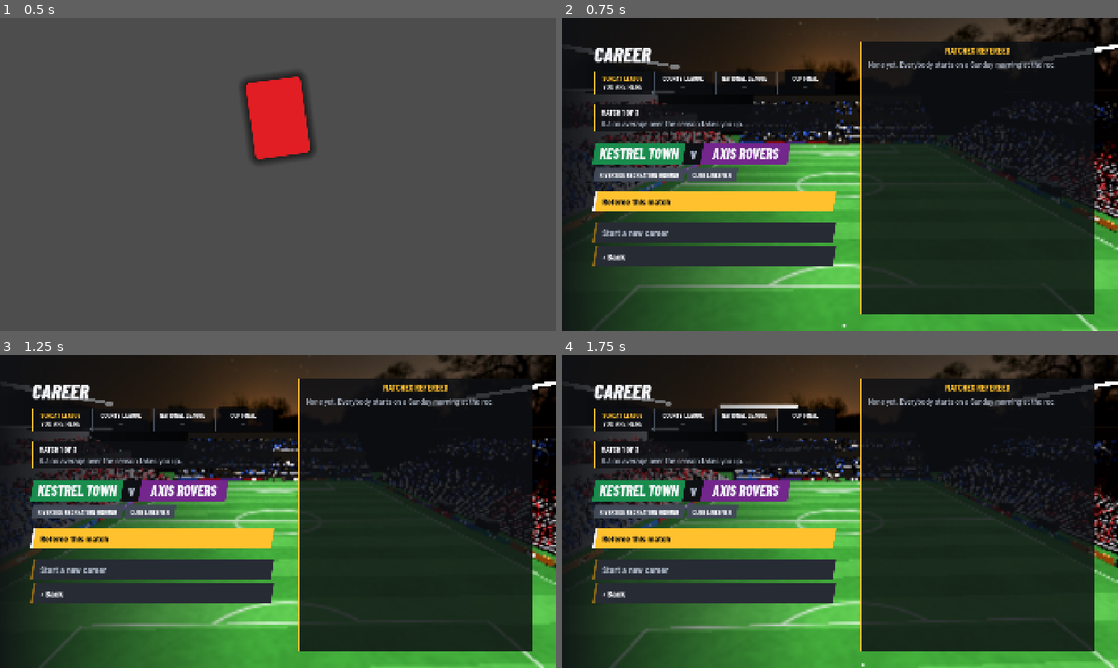
Above: before the commit, frames 1-4 (two rows, left to right).
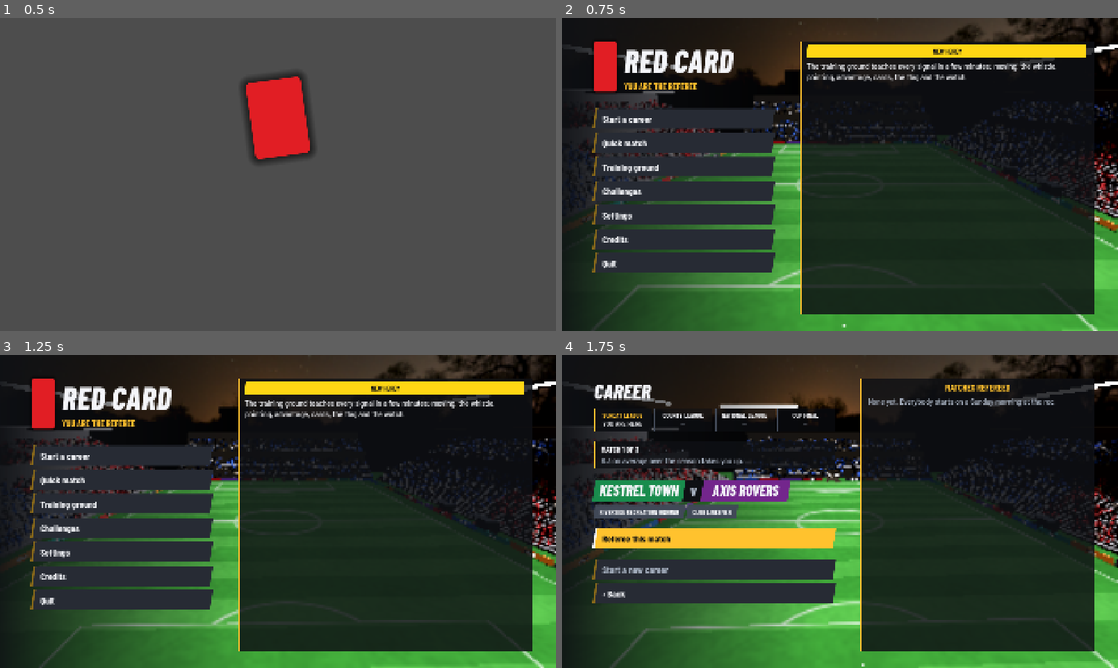
Above: after the commit, the same moments.

Repository: juslangit/red-card
Game: Godot game, scene res://scenes/boot.tscn
Same seed, same stepped clock (60 frames per second), same inputs: the game is played once before the commit and once after it.
Inputs (mouse positions are in pixels of both pictures, inside the frame that each line leads up to):
- Up to frame 1 (0.5 s): no input
- Up to frame 2 (0.75 s): tap Enter at 0.5 s; move the mouse to (962, 158) at 0.52 s; hold D (rc_right) from 0.53 s (still down); hold Space (rc_advantage) from 0.53 s (still down); click (962, 158) at 0.67 s
- Up to frame 3 (1.25 s): keep holding D (rc_right); keep holding Space (rc_advantage)
- Up to frame 4 (1.75 s): release D (rc_right) at 1.25 s; release Space (rc_advantage) at 1.25 s; click (684, 455) at 1.25 s, where only the run after the commit has a clickable "Start a career"

Frame 1 is identical in both runs. In frame 2, 26% of the frame differs, in the area x 5-95%, y 7-95%; in frame 3, 26%; in frame 4, nothing differs.

Commit message:
Cutscenes, filmed inside the game
Four moments and a title, all shot with a camera inside the running game: the
real ground, the real kits, and the players standing where the match has
actually put them. Nothing is pre-rendered, so none of it can go stale when the
game changes, and any of it can be recorded for a trailer by pointing a screen
recorder at the game.

A scene is a list of shots; a shot says where the camera starts and ends, what
it looks at or follows, how long it takes and what the caption says. Any key
skips it, and play is paused while it runs so nothing happens on the pitch that
you are being marked on and cannot see — except the walkout, which is not
paused, because what you are watching is the twenty-two really walking to their
places.

  walkout    the empty ground, the teams down the touchline, you last of all
  goal       the man who scored, from the front
  red card   the player, close, and nothing said
  ceremony   the last whistle of a cup final, and the pull back
  title      once a session as the menu opens, ending on the name

Three faults the looks found: the referee had no head on film, because his body
is hidden for the camera that lives in it; the HUD sat over the top, which says
"this is still the game, we just took your camera"; and nobody walked out,
because the first version paused the match like every other scene.

Co-Authored-By: Claude Opus 5 <noreply@anthropic.com>

Diff:
--- a/dev/checks/_menu_keys.gd
+++ b/dev/checks/_menu_keys.gd
@@ -18,6 +18,9 @@
 
 
 func _ready() -> void:
+	# No title sequence: it hides the menu while it plays, which is right for a player
+	# and useless for a check that wants to press the buttons.
+	Game.title_seen = true
 	menu = load("res://scenes/menu.tscn").instantiate()
 	add_child(menu)
 
--- /dev/null
+++ b/dev/looks/_cutscene.gd
@@ -0,0 +1,82 @@
+extends Node3D
+
+## The cutscenes, filmed frame by frame.
+##
+##   Godot --path . --resolution 1600x900 res://dev/looks/_cutscene.tscn [-- walkout|goal|red|ceremony]
+##
+## Plays a scene over a real match and saves a frame every third of a second, so the camera
+## moves can be looked at as a strip of stills rather than described. Written for the
+## cutscenes added on 2026-09-21.
+
+var m: Match
+var ref: Referee
+var scene: Cutscene
+var which := "walkout"
+var shot := 0
+var wait := 0.0
+var started := false
+
+
+func _ready() -> void:
+	var args := OS.get_cmdline_user_args()
+	which = args[0] if args.size() > 0 else "walkout"
+	m = Match.new()
+	m.setup(Names.team_from(0), Names.team_from(1), "final" if which == "ceremony" else "town", 360.0)
+	add_child(m)
+	ref = Referee.new()
+	ref.setup(m, Game.settings)
+	add_child(ref)
+	ref.global_position = Vector3(-4, 0, 12)
+	ref.scripted = true
+	m.attach_referee(ref)
+	var hud := Hud.new()
+	hud.setup(m, ref, Game.settings)
+	add_child(hud)
+	scene = Cutscene.new(m)
+	scene.hud = hud
+	scene.referee = ref
+	add_child(scene)
+
+
+func _process(delta: float) -> void:
+	if not started:
+		started = true
+		_start()
+		return
+	wait += delta
+	if wait > 0.33 and scene.playing():
+		wait = 0.0
+		get_viewport().get_texture().get_image().save_png("res://dev/shots/cut_%s_%d.png" % [which, shot])
+		shot += 1
+	elif not scene.playing() and shot > 0:
+		print("%s: %d frames" % [which, shot])
+		get_tree().quit()
+
+
+func _start() -> void:
+	match which:
+		"walkout":
+			var line := -m.spec.half_width() - 1.5
+			for i in m.players.size():
+				var p: Footballer = m.players[i]
+				p.goal = p.global_position
+				p.global_position = Vector3(-38.0 + i * 3.4, 0.0, line)
+				p.hurry = 0.35
+				p.face_point = Vector3(p.goal.x, 0.0, p.goal.z)
+			ref.global_position = Vector3(-2.0, 0.0, line - 1.0)
+			m.walking_out = true
+			scene.play(Cutscenes.walkout(m, ref), func(): m.walking_out = false, false)
+		"goal":
+			var scorer: Footballer = m.teams[0].players[9]
+			scorer.global_position = Vector3(34, 0, 6)
+			scorer.celebrate(3.0)
+			scene.play(Cutscenes.goal(m, scorer))
+		"red":
+			var off: Footballer = m.teams[1].players[5]
+			off.global_position = Vector3(-6, 0, 4)
+			scene.play(Cutscenes.red_card(m, off))
+		"ceremony":
+			ref.global_position = Vector3(0, 0, 6)
+			scene.play(Cutscenes.ceremony(m, ref))
+		_:
+			scene.play(Cutscenes.title(m.spec))
--- /dev/null
+++ b/dev/looks/_cutscene.tscn
@@ -0,0 +1,6 @@
+[gd_scene load_steps=2 format=3]
+
+[ext_resource type="Script" path="res://dev/looks/_cutscene.gd" id="1"]
+
+[node name="Look" type="Node3D"]
+script = ExtResource("1")
--- a/dev/looks/_menu.gd
+++ b/dev/looks/_menu.gd
@@ -8,6 +8,8 @@
 
 
 func _ready() -> void:
+	# The menu pages, not the opening — dev/looks/_title.tscn films that.
+	Game.title_seen = true
 	menu = load("res://scenes/menu.tscn").instantiate()
 	add_child(menu)
 
--- /dev/null
+++ b/dev/looks/_title.gd
@@ -0,0 +1,19 @@
+extends Node
+
+## Frames of the title sequence as the menu opens.
+var menu: Node
+var t := 0.0
+var shot := 0
+
+func _ready() -> void:
+	menu = load("res://scenes/menu.tscn").instantiate()
+	add_child(menu)
+
+func _process(delta: float) -> void:
+	t += delta
+	if t > 0.5:
+		t = 0.0
+		get_viewport().get_texture().get_image().save_png("res://dev/shots/cut_title_%d.png" % shot)
+		shot += 1
+		if shot >= 20:
+			get_tree().quit()
--- /dev/null
+++ b/dev/looks/_title.tscn
@@ -0,0 +1,6 @@
+[gd_scene load_steps=2 format=3]
+
+[ext_resource type="Script" path="res://dev/looks/_title.gd" id="1"]
+
+[node name="Look" type="Node"]
+script = ExtResource("1")
--- /dev/null
+++ b/scripts/cutscene.gd
@@ -0,0 +1,195 @@
+class_name Cutscene
+extends CanvasLayer
+
+## The camera, taken off you for a few seconds.
+##
+## Everything here is filmed inside the game: the real ground, the real kits, the players
+## standing where the match has actually put them. Nothing is pre-rendered, so a cutscene
+## cannot go stale when the game changes, and any of it can be recorded for a trailer by
+## pointing a screen recorder at the game.
+##
+## A scene is a list of shots. Each shot says where the camera starts, where it ends, what
+## it is looking at, how long it takes and what the caption says:
+##
+##     play([
+##         {"from": Vector3(-30, 8, 30), "to": Vector3(-18, 3, 14), "look": Vector3.ZERO,
+##          "seconds": 3.0, "caption": "STATION ROAD"},
+##     ], func(): print("done"))
+##
+## Two rules it keeps, both learned from the rest of this game:
+##
+##   it can always be skipped   any key, any click. A cutscene you cannot escape is a
+##                              cutscene you resent the second time you see it.
+##   it never steals a decision play is paused while it runs, so nothing happens on the
+##                              pitch that you are being marked on and cannot see.
+
+signal finished
+
+const BAR := 0.12          # how much of the screen each black bar takes
+const FADE := 0.35
+
+var _camera: Camera3D
+var _was_current: Camera3D
+var _shots: Array = []
+var _at := 0
+var _t := 0.0
+var _done: Callable = Callable()
+var _top: ColorRect
+var _bottom: ColorRect
+var _caption: Label
+var _match  # Match, paused while a scene runs
+var _running := false
+var _pausing := true
+## The HUD comes off the screen while the camera is not yours. A score bug and a control
+## legend over a cutscene is the clearest way to say "this is still the game, we just took
+## your camera", which is the opposite of what a cutscene is for.
+var hud: CanvasLayer
+## The referee, so he can have his head back. It is cut away for the camera that lives in
+## it; a cutscene films him from outside, where a headless official is quite a sight.
+var referee
+
+
+func _init(match_node = null) -> void:
+	_match = match_node
+	layer = 9
+	process_mode = Node.PROCESS_MODE_ALWAYS
+
+
+func _ready() -> void:
+	var root := Control.new()
+	root.set_anchors_preset(Control.PRESET_FULL_RECT)
+	root.mouse_filter = Control.MOUSE_FILTER_IGNORE
+	add_child(root)
+	_top = ColorRect.new()
+	_top.color = Color(0, 0, 0, 1)
+	_top.anchor_right = 1.0
+	root.add_child(_top)
+	_bottom = ColorRect.new()
+	_bottom.color = Color(0, 0, 0, 1)
+	_bottom.anchor_right = 1.0
+	_bottom.anchor_top = 1.0
+	_bottom.anchor_bottom = 1.0
+	root.add_child(_bottom)
+	_caption = UiTheme.label("", UiTheme.TITLE, UiTheme.CHALK, UiTheme.display())
+	_caption.set_anchors_preset(Control.PRESET_BOTTOM_WIDE)
+	_caption.horizontal_alignment = HORIZONTAL_ALIGNMENT_CENTER
+	_caption.offset_top = -300.0
+	_caption.offset_bottom = -210.0
+	root.add_child(_caption)
+	_camera = Camera3D.new()
+	_camera.fov = 48.0
+	add_child(_camera)
+	_show(false)
+
+
+func playing() -> bool:
+	return _running
+
+
+## Films a list of shots, then hands the camera back and calls `on_done`.
+## `pause` is false for a scene the players have to move in — the walkout, where what you
+## are watching is the twenty-two actually walking to their places.
+func play(shots: Array, on_done := Callable(), pause := true) -> void:
+	if shots.is_empty():
+		if on_done.is_valid():
+			on_done.call()
+		return
+	_shots = shots
+	_at = 0
+	_t = 0.0
+	_done = on_done
+	_running = true
+	_pausing = pause
+	_was_current = get_viewport().get_camera_3d()
+	_camera.current = true
+	_show(true)
+	if hud != null:
+		hud.visible = false
+	if referee != null and is_instance_valid(referee):
+		referee.body.set_head_hidden(false)
+	if _match != null and _pausing:
+		_match.paused = true
+	Input.mouse_mode = Input.MOUSE_MODE_VISIBLE
+	_frame(0.0)
+
+
+func skip() -> void:
+	if not _running:
+		return
+	_finish()
+
+
+func _unhandled_input(event: InputEvent) -> void:
+	if not _running:
+		return
+	var pressed: bool = (event is InputEventKey and event.pressed and not event.echo) \
+		or (event is InputEventMouseButton and event.pressed) \
+		or (event is InputEventJoypadButton and event.pressed)
+	if pressed:
+		get_viewport().set_input_as_handled()
+		_finish()
+
+
+func _process(delta: float) -> void:
+	if _running:
+		_frame(delta)
+
+
+func _frame(delta: float) -> void:
+	var shot: Dictionary = _shots[_at]
+	_t += delta
+	var length: float = float(shot.get("seconds", 3.0))
+	var along: float = clampf(_t / length, 0.0, 1.0)
+	# Eased, so a shot starts and ends like a camera on a shoulder rather than a slider.
+	var eased := ease(along, 0.6)
+	var from: Vector3 = shot.get("from", Vector3(0, 6, 20))
+	var to: Vector3 = shot.get("to", from)
+	_camera.global_position = from.lerp(to, eased)
+	var look_from: Vector3 = shot.get("look", Vector3.ZERO)
+	var look_to: Vector3 = shot.get("look_to", look_from)
+	# A target that moves: a player walking out, the ball, whoever is being sent off.
+	var follow = shot.get("follow")
+	if follow != null and is_instance_valid(follow):
+		look_from = (follow as Node3D).global_position + Vector3(0, 1.2, 0)
+		look_to = look_from
+	var target := look_from.lerp(look_to, eased)
+	if _camera.global_position.distance_to(target) > 0.2:
+		_camera.look_at(target, Vector3.UP)
+	_camera.fov = lerpf(float(shot.get("fov", 48.0)), float(shot.get("fov_to", shot.get("fov", 48.0))), eased)
+	_caption.text = String(shot.get("caption", ""))
+	# A ground's name is a caption; the game's own name is a title card.
+	_caption.add_theme_font_size_override("font_size", int(shot.get("size", UiTheme.TITLE)))
+	# The caption fades in and holds; the bars are there the whole time.
+	var showing: float = clampf(minf(_t, length - _t) / FADE, 0.0, 1.0)
+	_caption.modulate.a = showing
+	if along >= 1.0:
+		_at += 1
+		_t = 0.0
+		if _at >= _shots.size():
+			_finish()
+
+
+func _finish() -> void:
+	_running = false
+	_show(false)
+	if _was_current != null and is_instance_valid(_was_current):
+		_was_current.current = true
+	if _match != null and _pausing:
+		_match.paused = false
+	if hud != null:
+		hud.visible = true
+	if referee != null and is_instance_valid(referee):
+		referee.body.set_head_hidden(true)
+	var done := _done
+	_done = Callable()
+	finished.emit()
+	if done.is_valid():
+		done.call()
+
+
+func _show(on: bool) -> void:
+	visible = on
+	_caption.text = ""
+	var size := get_viewport().get_visible_rect().size
+	_top.offset_bottom = size.y * BAR
+	_bottom.offset_top = -size.y * BAR
--- /dev/null
+++ b/scripts/cutscenes.gd
@@ -0,0 +1,101 @@
+class_name Cutscenes
+extends RefCounted
+
+## The four scenes, written as shots over the real pitch. See `Cutscene` for how a shot is
+## described; everything here is only geometry — where to put the camera, what to look at,
+## and for how long.
+##
+## They are all short on purpose. A referee's game is the ninety minutes; these are the
+## moments either side of it, and none of them is worth more than about eight seconds.
+
+## Before kick-off: out of the tunnel, down the line, and into the middle.
+##
+## The players are put on the touchline and walk to their kick-off positions while the
+## camera films them, so what you are watching is the real twenty-two finding their shape
+## rather than a clip of somebody else's.
+static func walkout(m, ref) -> Array:
+	var spec: PitchSpec = m.spec
+	var side: float = spec.half_width() + 3.0
+	var middle := Vector3.ZERO
+	return [
+		# The ground, empty, from behind the near goal.
+		{"from": Vector3(-spec.length * 0.5 - 16.0, 9.0, 6.0),
+		 "to": Vector3(-spec.length * 0.5 - 9.0, 6.0, 2.0),
+		 "look": Vector3(0, 1.5, 0), "seconds": 3.2, "fov": 52.0,
+		 "caption": m.level.name.to_upper()},
+		# Down the touchline as they come out.
+		{"from": Vector3(-26.0, 3.2, side + 5.0), "to": Vector3(-4.0, 2.6, side + 3.0),
+		 "look": Vector3(-14.0, 1.2, side - 2.0), "look_to": Vector3(6.0, 1.2, side - 2.0),
+		 "seconds": 3.6, "fov": 44.0,
+		 "caption": "%s v %s" % [m.teams[0].name.to_upper(), m.teams[1].name.to_upper()]},
+		# And you, walking out last, as a referee does. The camera stands on the pitch
+		# side of him: put it on the other side and it films from inside the stand.
+		{"from": ref.global_position + Vector3(2.6, 1.9, 0.0) + _inward(ref) * 4.5,
+		 "to": ref.global_position + Vector3(1.4, 1.7, 0.0) + _inward(ref) * 2.6,
+		 "follow": ref, "seconds": 2.8, "fov": 40.0,
+		 "caption": "YOU ARE THE REFEREE"},
+		{"from": Vector3(0, 12.0, 26.0), "to": Vector3(0, 7.0, 18.0),
+		 "look": middle, "seconds": 2.6, "fov": 50.0},
+	]
+
+
+## Away from whichever touchline somebody is standing on, towards the middle of the pitch.
+static func _inward(node) -> Vector3:
+	var z: float = (node as Node3D).global_position.z
+	return Vector3(0, 0, -signf(z) if absf(z) > 0.1 else -1.0)
+
+
+## A goal: the man who scored, then the noise.
+static func goal(m, scorer) -> Array:
+	var where: Vector3 = scorer.global_position if scorer != null else Vector3.ZERO
+	# In front of him, not behind: a man celebrating is worth filming from the front, and
+	# his heading is where he is facing.
+	var face: Vector3 = scorer.heading if scorer != null else Vector3.FORWARD
+	return [
+		{"from": where + face * 3.2 + Vector3(0, 1.8, 0),
+		 "to": where + face * 5.0 + Vector3(0, 2.6, 0),
+		 "follow": scorer, "seconds": 2.8, "fov": 34.0, "fov_to": 44.0,
+		 "caption": "GOAL"},
+	]
+
+
+## A sending-off: the player, the long walk, and nothing said.
+static func red_card(m, player) -> Array:
+	if player == null:
+		return []
+	var face: Vector3 = player.global_position + player.heading * 3.4 + Vector3(0, 1.7, 0)
+	return [
+		{"from": face, "to": face + player.heading * -0.8 + Vector3(0, 0.1, 0),
+		 "follow": player, "seconds": 2.4, "fov": 34.0, "caption": "OFF"},
+	]
+
+
+## The end of a career: the last whistle at the cup final, and the walk off.
+static func ceremony(m, ref) -> Array:
+	return [
+		{"from": ref.global_position + Vector3(3.0, 2.0, 5.0),
+		 "to": ref.global_position + Vector3(1.5, 1.8, 3.0),
+		 "follow": ref, "seconds": 3.0, "fov": 40.0, "caption": "FULL TIME"},
+		{"from": Vector3(0, 6.0, 20.0), "to": Vector3(0, 22.0, 46.0),
+		 "look": Vector3(0, 1.0, 0), "seconds": 4.2, "fov": 46.0, "fov_to": 54.0,
+		 "caption": "THE CUP FINAL, REFEREED"},
+	]
+
+
+## The title: the empty ground the menu is already standing in, and the name. Three shots,
+## ten seconds, skippable on any key — which matters most here, because this is the one a
+## player sees every time they launch the game.
+static func title(_spec = null) -> Array:
+	return [
+		# Low along the halfway line, drifting towards the middle.
+		{"from": Vector3(-44.0, 1.6, 26.0), "to": Vector3(-22.0, 2.4, 18.0),
+		 "look": Vector3(0, 1.0, -4.0), "look_to": Vector3(4.0, 1.0, 0.0),
+		 "seconds": 3.6, "fov": 44.0},
+		# Up and over the centre circle.
+		{"from": Vector3(6.0, 3.0, 14.0), "to": Vector3(2.0, 9.0, 22.0),
+		 "look": Vector3(0, 0.2, 0), "seconds": 3.2, "fov": 40.0, "fov_to": 50.0},
+		# And the name, from the far corner with the stand behind it.
+		{"from": Vector3(28.0, 2.0, 22.0), "to": Vector3(20.0, 1.6, 16.0),
+		 "look": Vector3(0, 0.6, 0), "seconds": 3.2, "fov": 36.0,
+		 "caption": "RED CARD", "size": UiTheme.HUGE},
+	]
--- a/scripts/game.gd
+++ b/scripts/game.gd
@@ -8,6 +8,8 @@
 
 var settings: Settings
 var career: Career
+## The title sequence plays once a session, not every time you back out to the menu.
+var title_seen := false
 ## What the next Play scene should set up. See `start_match`.
 var pending: Dictionary = {}
 ## What the last one produced, for the report screen.
--- a/scripts/match.gd
+++ b/scripts/match.gd
@@ -41,6 +41,9 @@
 ## What this match is, when it is more than a match: "CUP FINAL". Shown beside the half on
 ## the score bug, so the one you have climbed four levels for does not look like a Tuesday.
 var occasion := ""
+## True while the teams are walking out before kick-off: they are going somewhere and are
+## not to be drifted about by the idle behaviour.
+var walking_out := false
 var half := 1
 ## Seconds since the match began, running through stoppages the way a football clock does.
 var clock := 0.0
@@ -320,6 +323,8 @@
 
 
 func _idle_players(_delta: float) -> void:
+	if walking_out:
+		return
 	for p: Footballer in players:
 		if not p.can_move():
 			continue
--- a/scripts/menu.gd
+++ b/scripts/menu.gd
@@ -38,6 +38,10 @@
 	add_child(_camera)
 	_camera.current = true
 
+	# The title sequence, once a session: an empty ground, the name, and in. It is the
+	# first thing a room full of people sees, and the menu was starting cold.
+	var opening := Cutscene.new()
+	add_child(opening)
 	var layer := CanvasLayer.new()
 	add_child(layer)
 	_ui = Control.new()
@@ -95,6 +99,12 @@
 	_side.size_flags_horizontal = Control.SIZE_EXPAND_FILL
 	side_scroll.add_child(_side)
 
+	if not Game.title_seen:
+		Game.title_seen = true
+		_ui.visible = false
+		opening.play(Cutscenes.title(null), func():
+			_ui.visible = true
+			_camera.current = true)
 	var page: String = Game.pending.get("page", "")
 	match page:
 		"career":
--- a/scripts/play.gd
+++ b/scripts/play.gd
@@ -14,6 +14,7 @@
 var pause_menu: PauseMenu
 var report_screen: ReportScreen
 var replay: ReplayViewer
+var cutscene: Cutscene
 var _half_time_left := 0.0
 var _panel: CanvasLayer
 
@@ -45,6 +46,11 @@
 	replay.setup(m, ref)
 	add_child(replay)
 
+	# The camera, for the few seconds a match is not yours to referee.
+	cutscene = Cutscene.new(m)
+	cutscene.referee = ref
+	add_child(cutscene)
+
 	pause_menu = PauseMenu.new()
 	pause_menu.play = self
 	add_child(pause_menu)
@@ -56,10 +62,22 @@
 	# The cup final is the match a whole career has been climbing towards; it says so.
 	if config.get("mode") == "career" and config.get("level", "") == "final":
 		m.occasion = "CUP FINAL"
-	# A match begins with the toss; a drill or a challenge begins wherever it begins.
+	# A match begins with the walkout and the toss; a drill begins where it begins.
 	if not config.has("scenario"):
-		m.begin_coin_toss()
+		_walk_them_out()
 	m.phase_changed.connect(_on_phase)
+	m.scored.connect(func(team: Team):
+		if cutscene.playing() or config.has("scenario"):
+			return
+		var scorer: Footballer = m.laws.last_player
+		if scorer != null and scorer.team == team:
+			cutscene.play(Cutscenes.goal(m, scorer), func(): Input.mouse_mode = Input.MOUSE_MODE_CAPTURED))
+	m.card_shown.connect(func(player: Footballer, colour: StringName):
+		if colour != &"red" and colour != &"second_yellow":
+			return
+		if cutscene.playing() or config.has("scenario"):
+			return
+		cutscene.play(Cutscenes.red_card(m, player), func(): Input.mouse_mode = Input.MOUSE_MODE_CAPTURED))
 	if m.var_system != null:
 		m.var_system.review_requested.connect(_on_review)
 	if config.has("scenario"):
@@ -121,7 +139,37 @@
 	ref.yaw = deg_to_rad(-20.0)
 
 
+## Out of the tunnel: the teams are put on the touchline and walk to their places while
+## the camera films them, so the scene is the real twenty-two finding their shape.
+func _walk_them_out() -> void:
+	var line := -m.spec.half_width() - 1.5
+	for i in m.players.size():
+		var p: Footballer = m.players[i]
+		p.goal = p.global_position
+		p.global_position = Vector3(-38.0 + i * 3.4, 0.0, line)
+		p.hurry = 0.35
+		p.face_point = Vector3(p.goal.x, 0.0, p.goal.z)
+	ref.global_position = Vector3(-2.0, 0.0, line - 1.0)
+	m.walking_out = true
+	cutscene.hud = hud
+	# Not paused: the whole point of the scene is that they are really walking out.
+	cutscene.play(Cutscenes.walkout(m, ref), func():
+		m.walking_out = false
+		for p: Footballer in m.players:
+			p.hurry = 0.8
+		ref.global_position = Vector3(-4.0, 0, 12.0)
+		Input.mouse_mode = Input.MOUSE_MODE_CAPTURED
+		m.begin_coin_toss(), false)
+
+
 func _full_time() -> void:
+	if config.get("mode") == "career" and config.get("level", "") == "final" and not cutscene.playing():
+		cutscene.play(Cutscenes.ceremony(m, ref), _report_at_full_time)
+		return
+	_report_at_full_time()
+
+
+func _report_at_full_time() -> void:
 	m.assessor.finish()
 	Input.mouse_mode = Input.MOUSE_MODE_VISIBLE
 	ref.enabled = false
Not shown, added: scripts/cutscene.gd.uid
Not shown, added: scripts/cutscenes.gd.uid
